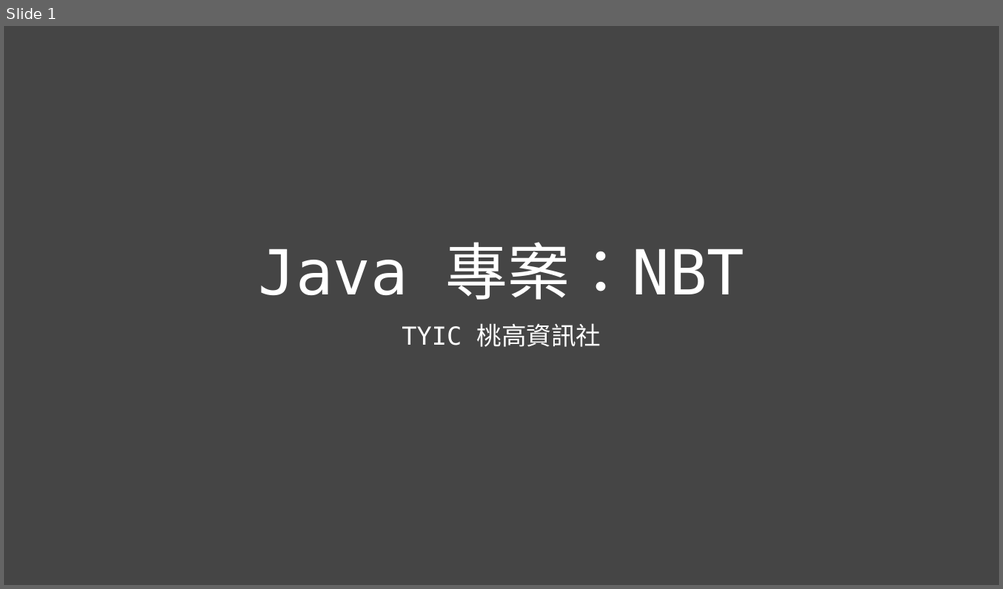
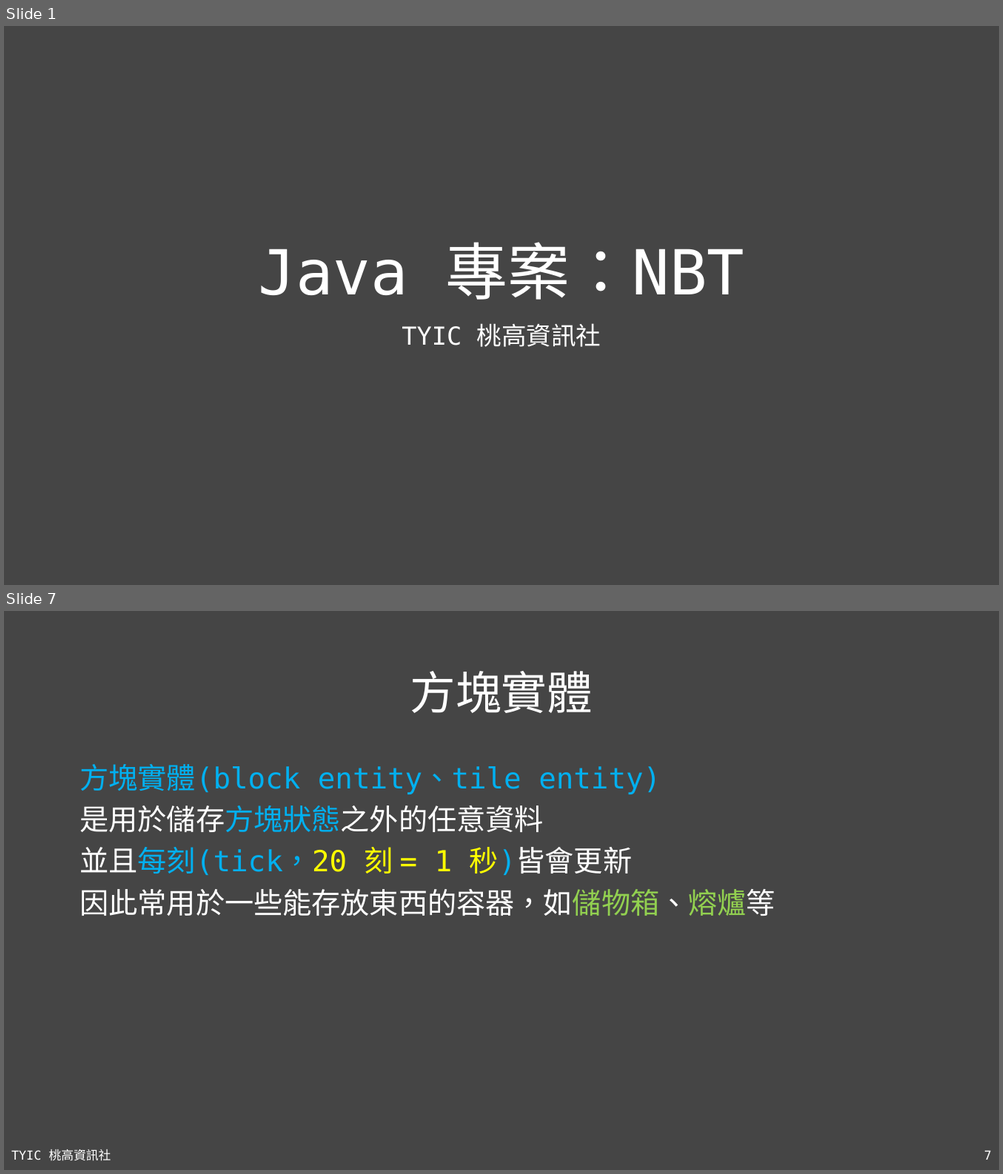
Before and after one commit to TYSHIC/slides, a slide deck: ppt/54_Java 專案：NBT.pptx. Shown one above the other, each under a label of ours: slide 1 before the commit, slides 1 and 7 after it; the slides between them are not shown. The pictures are 1003x589 and 1003x1174 pixels, drawn with LibreOffice and Linux fonts; fonts in the diff are those of the drawing. Boxes give left, top, right and bottom in pixels: in the first picture for what was removed or moved away, otherwise in the second. Text is boxed around its words. In the diff, an @@ line names an element or a change of style, - is before the commit and + after.

```diff
--- a/ppt/54_Java 專案：NBT.pptx
+++ b/ppt/54_Java 專案：NBT.pptx
@@ slide 7 added at (4,611,999,1170), background #454545 @@
@@ title added at (410,671,592,713), 44 pt, text #FFFFFF @@
+方塊實體
@@ text added at (79,764,774,916), 28 pt, text #00B0F0 @@
+方塊實體(block entity、tile entity)
+是用於儲存方塊狀態之外的任意資料
+並且每刻(tick，20 刻 = 1 秒)皆會更新
+因此常用於一些能存放東西的容器，如儲物箱、熔爐等
@@ text added at (11,1150,111,1162), 12 pt, text #FFFFFF @@
+TYIC 桃高資訊社
@@ page number added at (984,1150,991,1160), 12 pt, text #FFFFFF @@
+7
```
Also in this commit, not shown: 1 slide changed, 4 other slides added, 1 slide removed, 8 other files.
